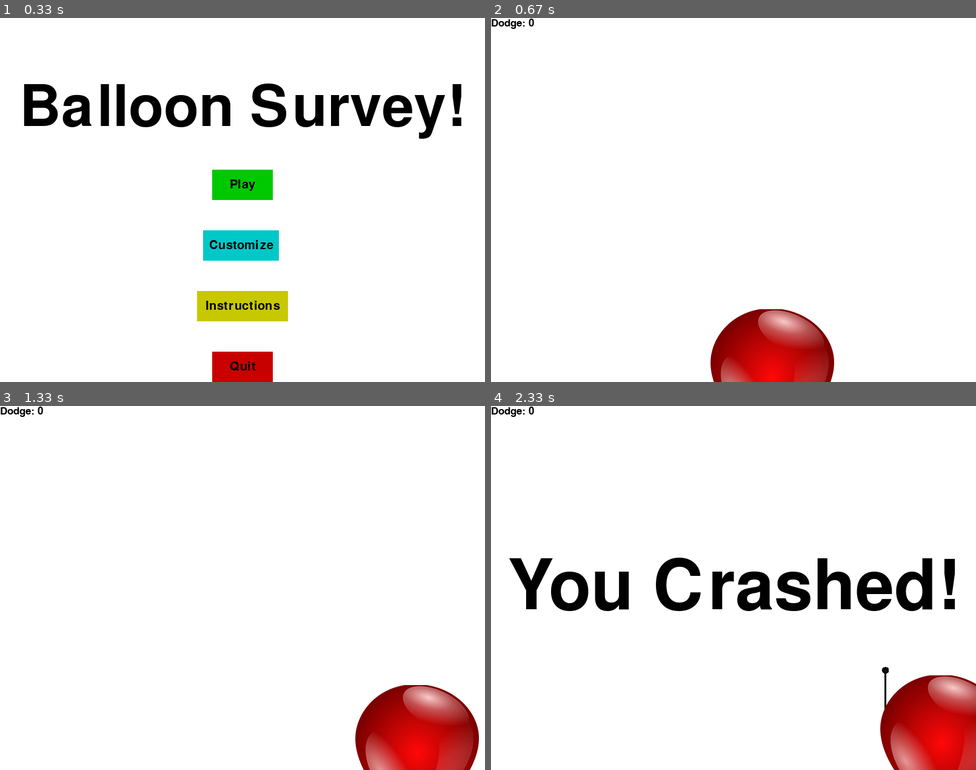
Above: before the commit, frames 1-4 (two rows, left to right).
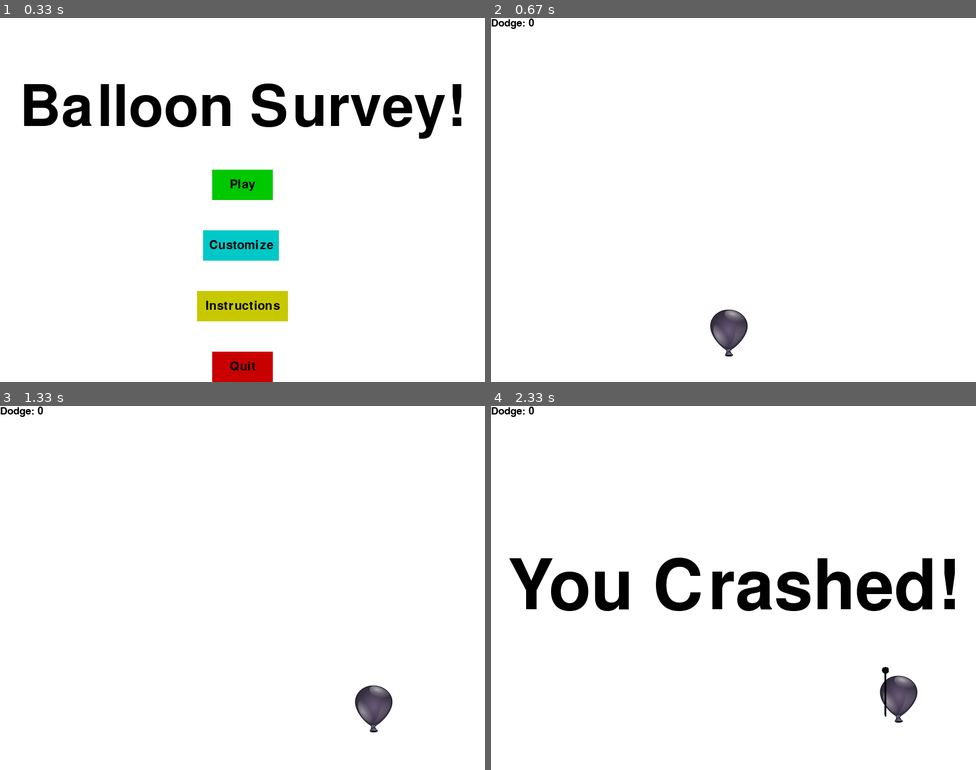
Above: after the commit, the same moments.

Repository: GuilhermeeSette/Ballooooon
Game: pygame game, started from PROJETO/main.py
The game is run twice, just before and just after one commit, with the same random seed, the same clock (stepped at 60 frames per second) and the same inputs.
Inputs (mouse positions are in pixels of both pictures, inside the frame that each line leads up to):
- Up to frame 1 (0.33 s): no input
- Up to frame 2 (0.67 s): click "Play" at 0.42 s
- Up to frame 3 (1.33 s): hold Right 0.67-1.13 s; move the mouse to (223, 602) at 0.7 s; hold Up from 1.17 s (still down)
- Up to frame 4 (2.33 s): release Up at 1.47 s; hold Right 1.5-1.97 s; hold Left from 2 s (still down)

Frame 1 is identical in both runs. In frame 2, 4.6% of the frame differs, in the area x 45-71%, y 80-100%; in frame 3, 5.4%, in the area x 73-99%, y 76-100%; in frame 4, 4.9%.

Commit message:
Funções que alteram cor do balão finalizada.

Diff:
--- a/PROJETO/main.py
+++ b/PROJETO/main.py
@@ -36,13 +36,12 @@
 #Desktop - Trabalho - Abrindo em pen drive
 agulha = py.image.load('E:\Ballooooon/PROJETO/imagens/agulha.png')
 balpreto = py.image.load('E:\Ballooooon/PROJETO/imagens/balao-black.png')
-bpreto = False
 balvermelho = py.image.load('E:\Ballooooon/PROJETO/imagens/balao-red.png')
-bred = False
 balazul = py.image.load('E:\Ballooooon/PROJETO/imagens/balao-blue.png')
 balverde = py.image.load('E:\Ballooooon/PROJETO/imagens/balao-green.png')
 espinho = py.image.load('E:\Ballooooon/PROJETO/imagens/espinho.png')
 balImg = balpreto
+
 #Windows
 #carImg = py.image.load('E:\Pygame_course/carrace.png')
 #Linux
@@ -59,8 +58,8 @@
 def things(thingx, thingy):
     screen.blit(agulha,(thingx,thingy))
 
-def bal(balo,x,y):
-    screen.blit(balo,(x,y))
+def bal(x,y):
+    screen.blit(balImg,(x,y))
 
 def text_objects(text, font):
     textSurface = font.render(text, True, black)
@@ -157,21 +156,24 @@
         clock.tick(15)
 
 def balblack():
+    global balImg
     balImg = balpreto
-    bred = False
-    bpreto = True
-    return bpreto
+    return balImg
+
 def balred():
+    global balImg
     balImg = balvermelho
-    bpreto = False
-    bred = True
-    return bred
+    return balImg
+
 def balgreen():
+    global balImg
     balImg = balverde
-    return game_intro()
+    return balImg
+
 def balblue():
-    balImg = balverde
-    return game_intro()
+    global balImg
+    balImg = balazul
+    return balImg
 
 def game_customize():
     customize = True
@@ -207,6 +209,7 @@
     quit()
 
 def game_intro():
+
     intro = True
     while intro:
         for event in py.event.get():
@@ -248,6 +251,7 @@
     thing_speed = 10
     thing_width = 15
     thing_height = 70
+
 
     dodge = 0
 
@@ -288,13 +292,8 @@
         #things(thingx, thingy, thingw, thingh, color)
         things(thing_startx, thing_starty)
         thing_starty += thing_speed
-        if balred():
-
-            bal(balvermelho,x,y)
-
-        elif balblack():
-            bal(balpreto,x,y)
-
+
+        bal(x,y)
         things_dodge(dodge)
         if x >= display_width - bal_width or x <= 0:
             x_change = 0
